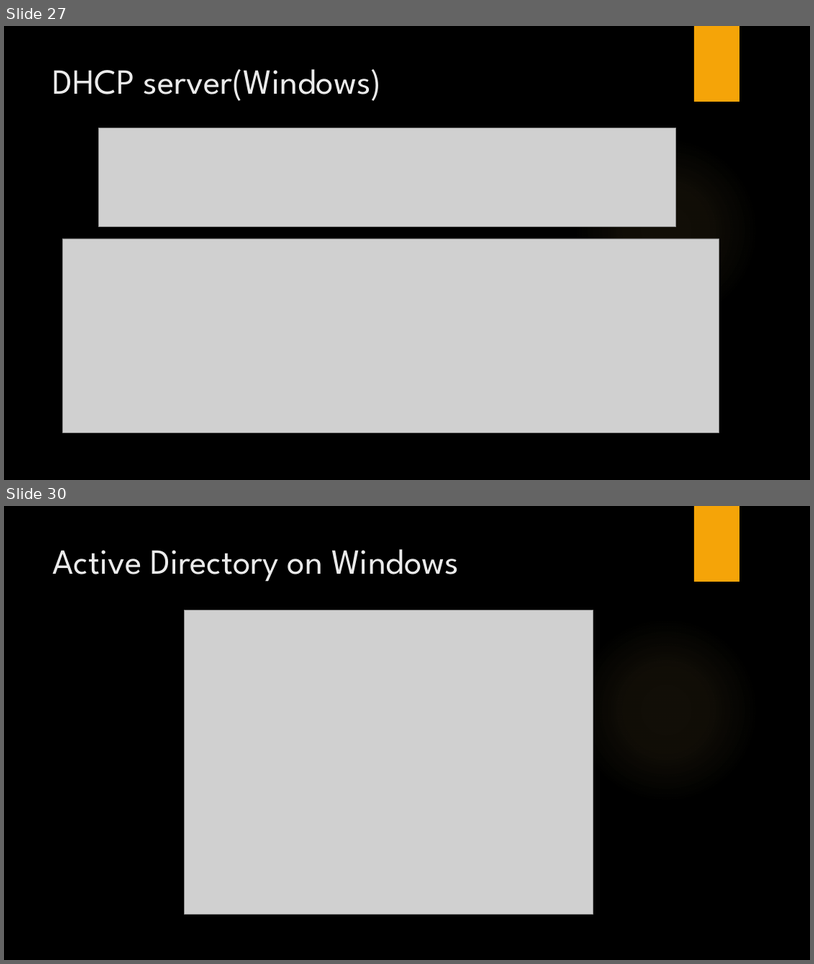
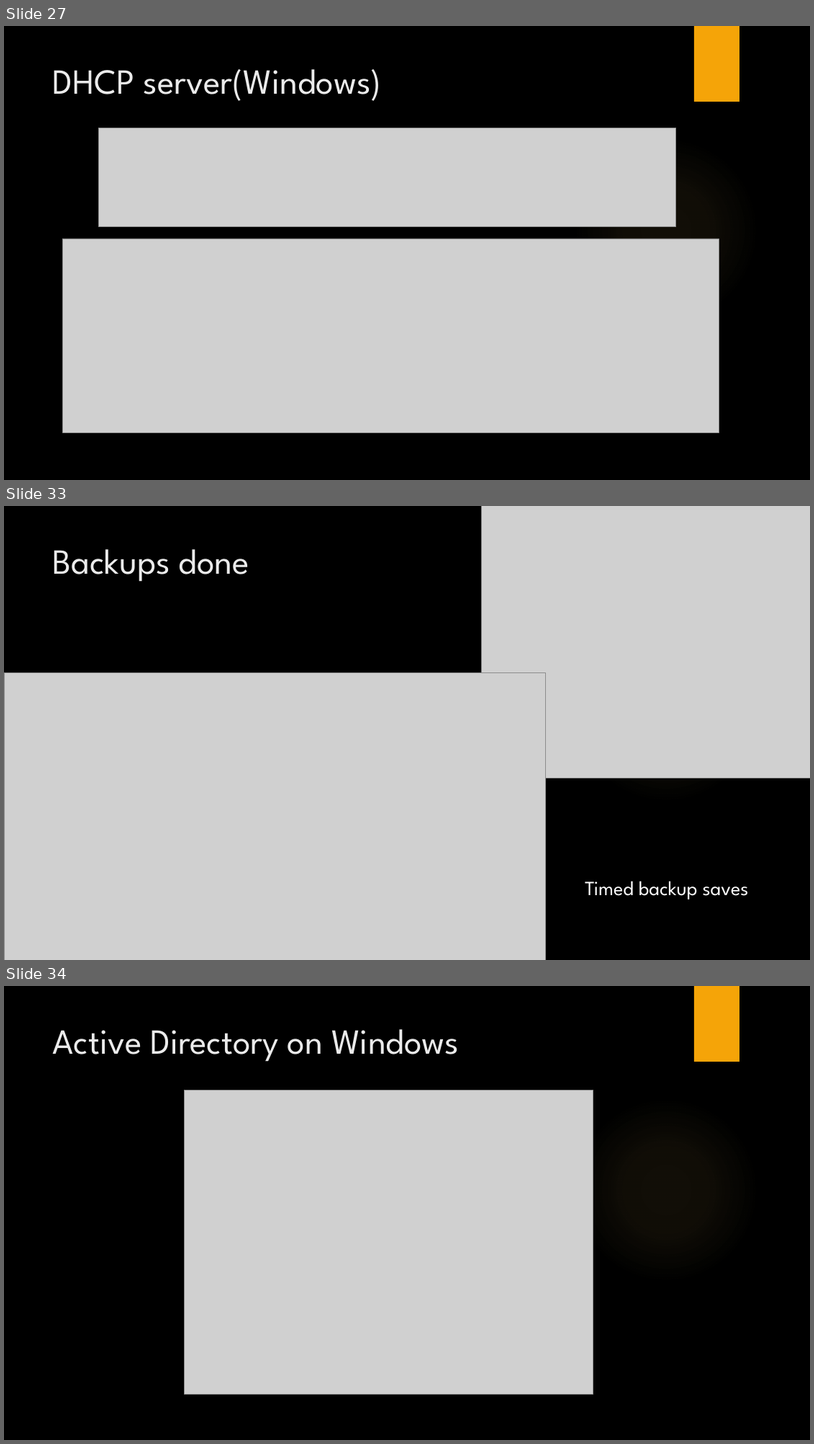
Before and after one commit to LajkaK2006/BorsodNet, a slide deck: BorsodNet.pptx. Shown one above the other, each under a label of ours: slides 27 and 30 before the commit, slides 27, 33 and 34 after it; the slides between them are not shown. The pictures are 814x964 and 814x1444 pixels, drawn with LibreOffice and Linux fonts; fonts in the diff are those of the drawing; grey boxes stand for pictures; background and template pictures are left out. Boxes give left, top, right and bottom in pixels: in the first picture for what was removed or moved away, otherwise in the second. Text is boxed around its words. In the diff, an @@ line names an element or a change of style, - is before the commit and + after.

```diff
--- a/BorsodNet.pptx
+++ b/BorsodNet.pptx
@@ slide 33 added at (4, 506, 810, 960), background picture (left out); not listed: 2 template elements that a slide beside it also shows @@
@@ picture added at (482, 506, 810, 777) @@
@@ title added at (53, 549, 250, 582), 42 pt, text #EBEBEB @@
+Backups done
@@ picture added at (4, 672, 546, 960) @@
@@ text added at (585, 880, 749, 899), 24 pt, text #FFFFFF @@
+Timed backup saves
@@ what was slide 30 is now slide 34 @@
```
Also in this commit, not shown: 2 slides changed, 4 other slides added, 1 slide removed.
